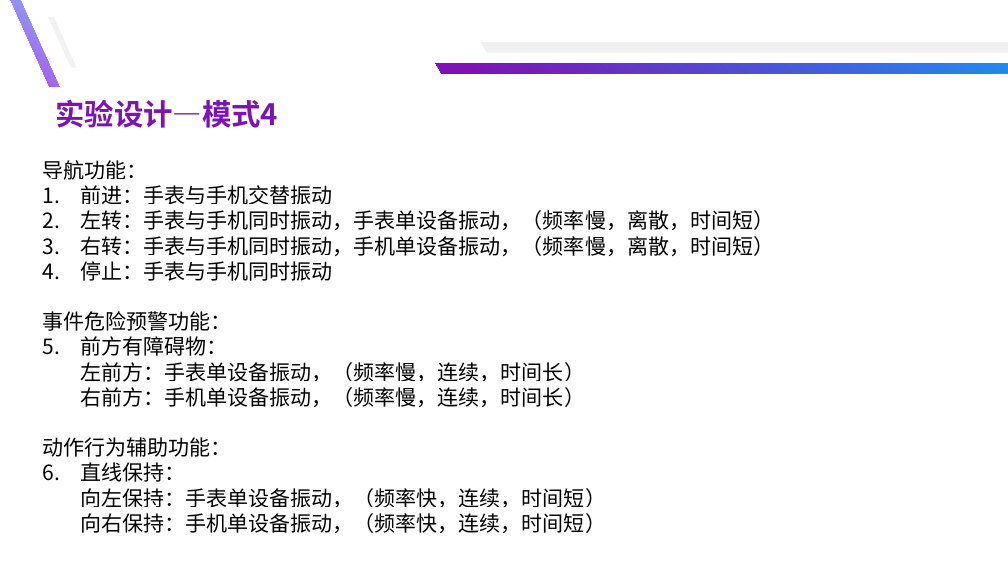
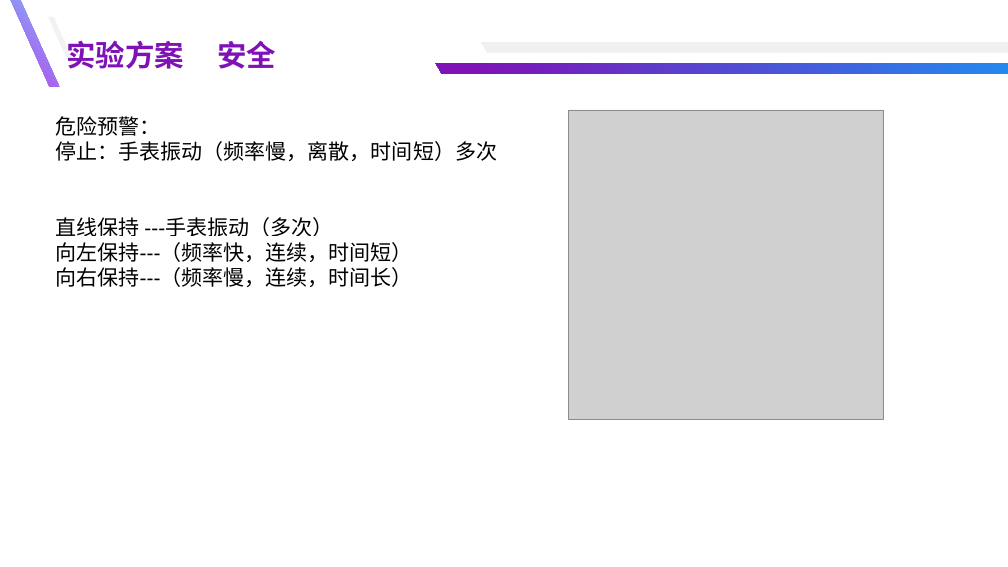
Before and after one commit to yuyongsong/Paper, a slide deck: slide 12 of 总结汇报-余泳松 - 副本.pptx (slide 20 before the commit). Drawn at 1008x567 pixels with LibreOffice and Linux fonts; fonts in the diff are those of the drawing; grey boxes stand for pictures. Boxes give left, top, right and bottom in pixels: in the first picture for what was removed or moved away, otherwise in the second. Text is boxed around its words. In the diff, an @@ line names an element or a change of style, - is before the commit and + after.

```diff
--- a/总结汇报-余泳松 - 副本.pptx
+++ b/总结汇报-余泳松 - 副本.pptx
@@ text at [67, 40, 276, 69]: text changed @@
-实验设计—模式4
+实验方案 安全
@@ text added at [55, 116, 497, 287], 20 pt, text #000000 @@
+危险预警：
+停止：手表振动（频率慢，离散，时间短）多次
+直线保持 ---手表振动（多次）
+向左保持---（频率快，连续，时间短）
+向右保持---（频率慢，连续，时间长）
@@ picture added at [569, 110, 884, 419] @@
@@ text removed at [42, 160, 774, 533] @@
-导航功能：
-1. 前进：手表与手机交替振动
-2. 左转：手表与手机同时振动，手表单设备振动，（频率慢，离散，时间短）
-3. 右转：手表与手机同时振动，手机单设备振动，（频率慢，离散，时间短）
-4. 停止：手表与手机同时振动
-事件危险预警功能：
-1. 前方有障碍物：
-左前方：手表单设备振动，（频率慢，连续，时间长）
-右前方：手机单设备振动，（频率慢，连续，时间长）
-动作行为辅助功能：
-1. 直线保持：
-向左保持：手表单设备振动，（频率快，连续，时间短）
-向右保持：手机单设备振动，（频率快，连续，时间短）
```
Also in this commit, not shown: 4 other slides changed, 7 slides added, 16 slides removed, 20 other files.
